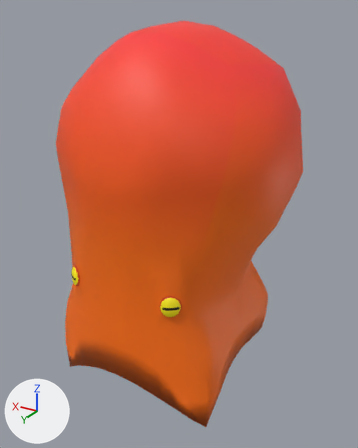
Before and after pictures for a commit that changed the FBX model JimaXengine/JimaXengine/Resources/model/octotorso/octotorso.fbx.
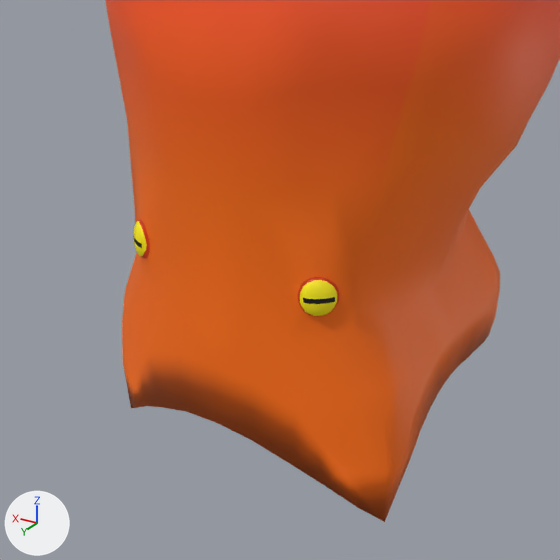
Old and new are each drawn whole from a camera (50 mm lens) standing at (-0.0435, 0.0677, 0.0556) and looking at (-0.002, -0.0016, 0.0209) and again close up on the part from 0% to 84% of the width and 33% to 100% of the height. The axes (+X, +Y, +Z) are drawn at lower left. The lights are the same throughout. Where no turn or scale is listed for an object, it has been applied to the vertices.
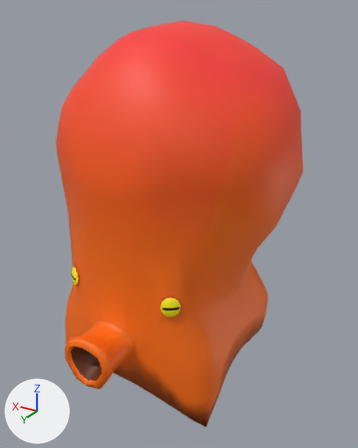
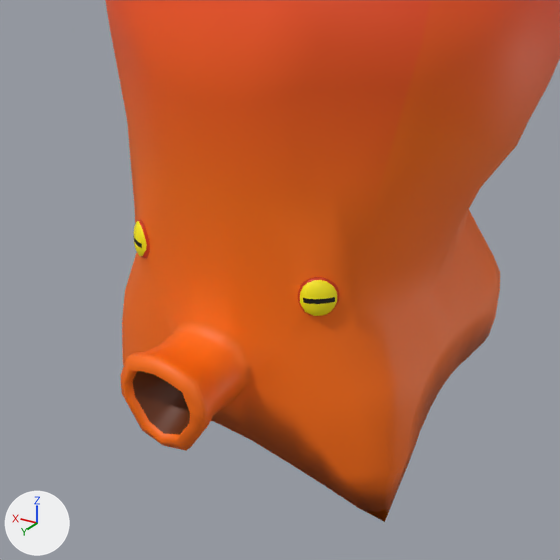
The edits, one by one:
me_mesh is used by ob_pcube2; location (0.0, 0.0, 0.0).
me_mesh had 538 vertices, 1072 faces and spanned x -0.0212..0.0212, y -0.026..0.0163, z -0.0083..0.0541.
me_mesh now has 641 vertices, 1278 faces and spans x -0.0212..0.0212, y -0.026..0.0233, z -0.0083..0.0541.
Part 1, on me_mesh:
4 vertices are removed from x -0.0034..0.0034, y 0.0157..0.0163, z 0.0059..0.0092.
18 faces are deleted.
107 vertices are added at x -0.0044..0.0044, y 0.0157..0.0233, z 0.002..0.0104.
224 new faces join them.

Pixel boxes [x1, y1, x2, y2] of what changed, in the close-ups (560 x 560 px):
part 1 of me_mesh, built on
    before: [159, 264, 283, 439]
    after: [120, 264, 283, 451]
